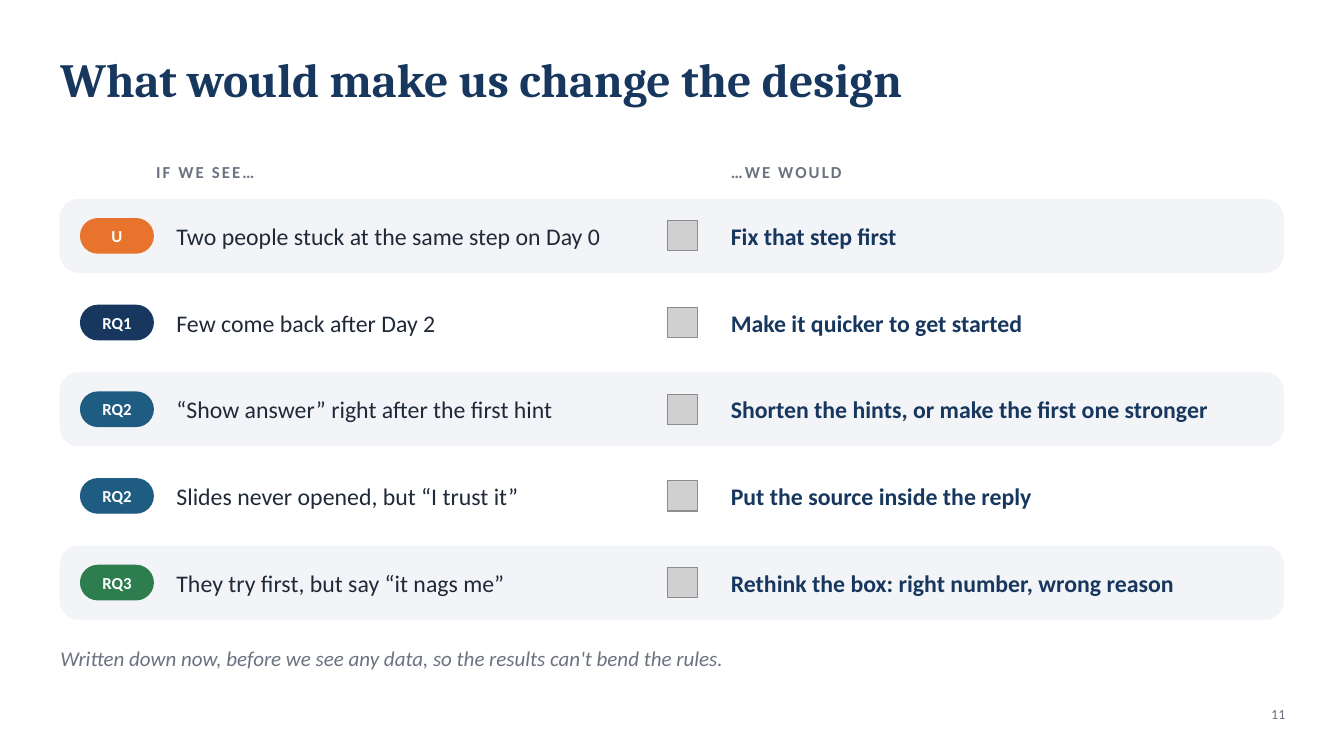
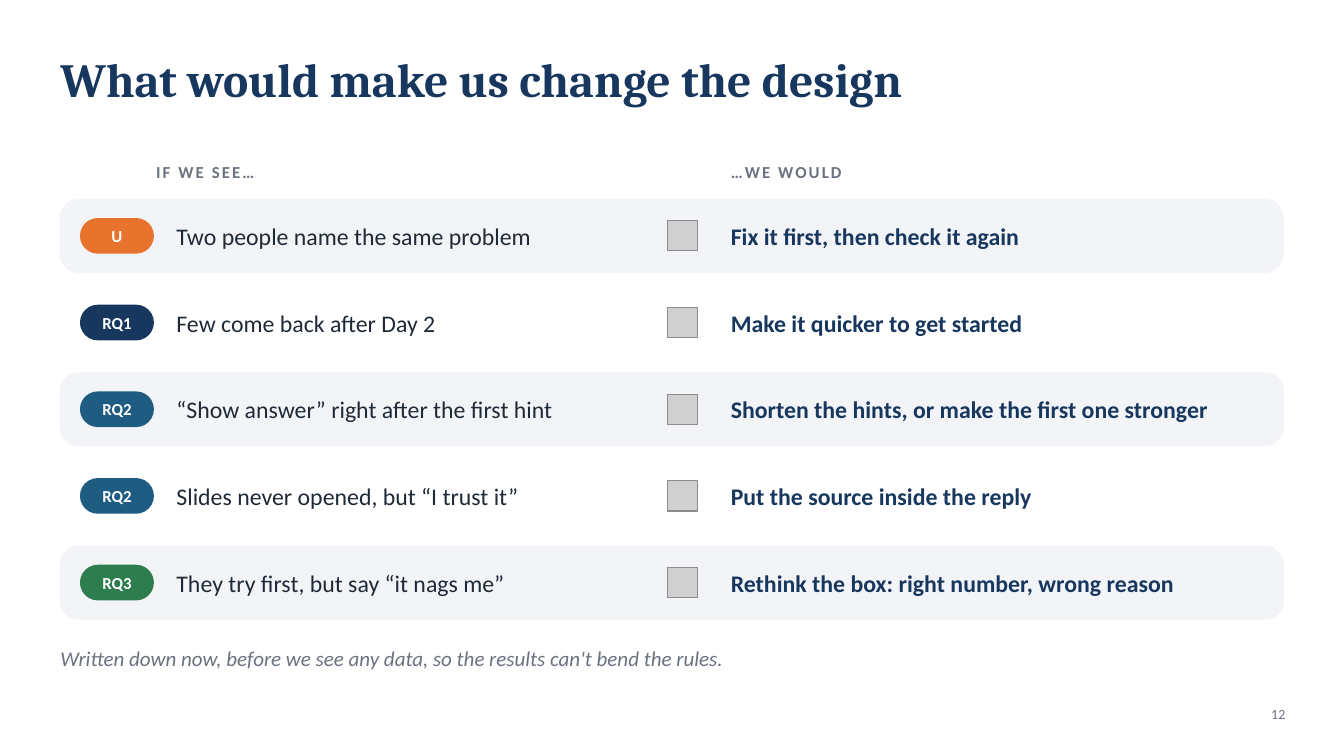
Before and after one commit to lucasisnotcool/ChatterED, a slide deck: slide 12 of docs/group/final-presentation/UserStudy_Lucas.pptx (slide 11 before the commit). Drawn at 1344x756 pixels with LibreOffice and Linux fonts; fonts in the diff are those of the drawing; grey boxes stand for pictures. Boxes give left, top, right and bottom in pixels: in the first picture for what was removed or moved away, otherwise in the second. Text is boxed around its words. In the diff, an @@ line names an element or a change of style, - is before the commit and + after.

```diff
--- a/docs/group/final-presentation/UserStudy_Lucas.pptx
+++ b/docs/group/final-presentation/UserStudy_Lucas.pptx
@@ text at (176, 228, 531, 249): text changed @@
-Two people stuck at the same step on Day 0
+Two people name the same problem
@@ text at (731, 228, 1019, 249): text changed @@
-Fix that step first
+Fix it first, then check it again
@@ page number at (1271, 710, 1285, 719): text changed @@
-11
+12
```
Also in this commit, not shown: 10 other slides changed, 3 slides added, 1 slide removed, 1 other file.
